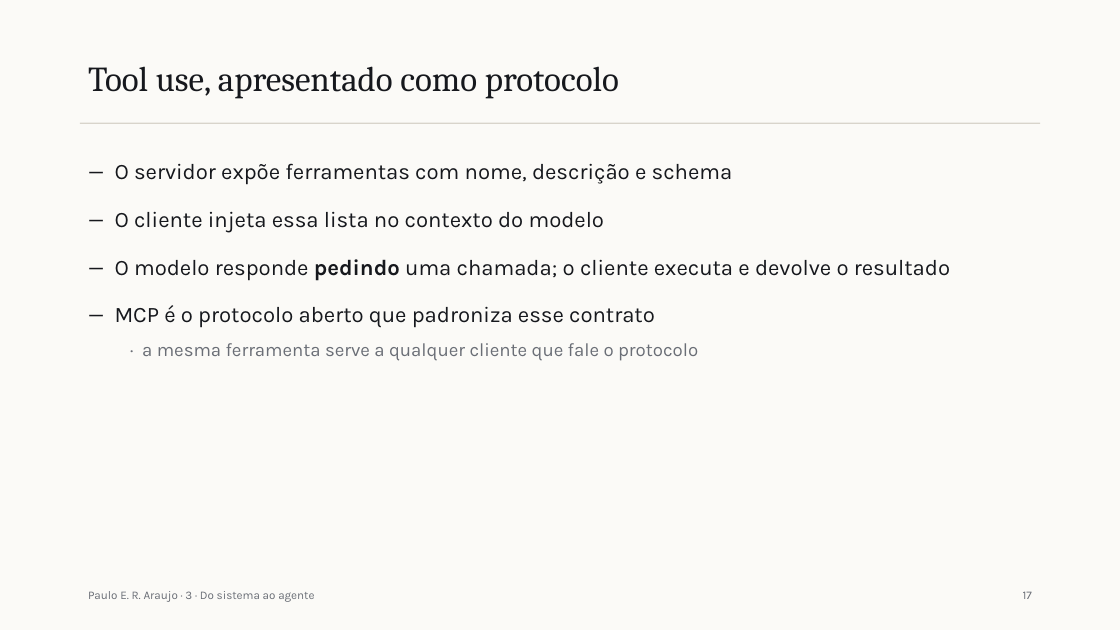
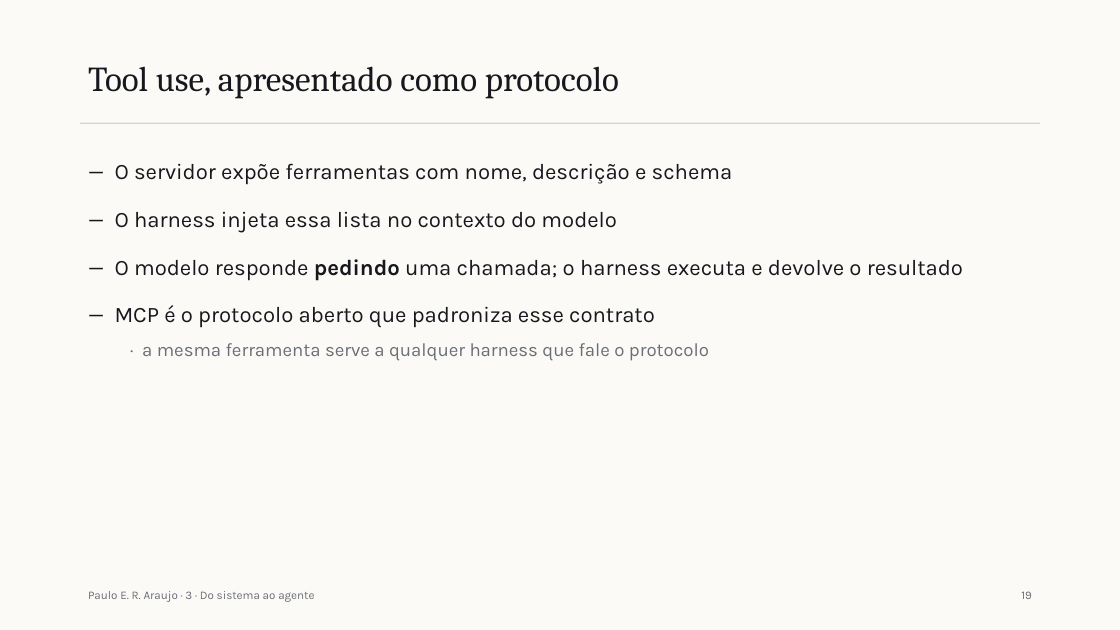
Before and after one commit to pumba-dev/claude-guide, a slide deck: slide 23 of slides/saida/aula-1.pptx (slide 21 before the commit). Drawn at 1120x630 pixels with LibreOffice and Linux fonts; fonts in the diff are those of the drawing. Boxes give left, top, right and bottom in pixels: in the first picture for what was removed or moved away, otherwise in the second. Text is boxed around its words. In the diff, an @@ line names an element or a change of style, - is before the commit and + after.

Commit message:
feat: add the harness concept across the course
Students were learning the pieces without ever naming what does the work.
The harness now opens block 2, answering the question block 1 leaves open,
and becomes the vocabulary for tool execution, permissions and compaction.

```diff
--- a/slides/saida/aula-1.pptx
+++ b/slides/saida/aula-1.pptx
@@ text at (x1=115, y1=212, x2=963, y2=281): text changed @@
-— O cliente injeta essa lista no contexto do modelo
-— O modelo responde pedindo uma chamada; o cliente executa e devolve o resultado
+— O harness injeta essa lista no contexto do modelo
+— O modelo responde pedindo uma chamada; o harness executa e devolve o resultado
@@ text at (x1=142, y1=343, x2=709, y2=361): text changed @@
-  · a mesma ferramenta serve a qualquer cliente que fale o protocolo
+  · a mesma ferramenta serve a qualquer harness que fale o protocolo
@@ text at (x1=1021, y1=591, x2=1032, y2=599): text changed @@
-17
+19
```
Also in this commit, not shown: 25 other slides changed, 2 slides added, 7 other files.
